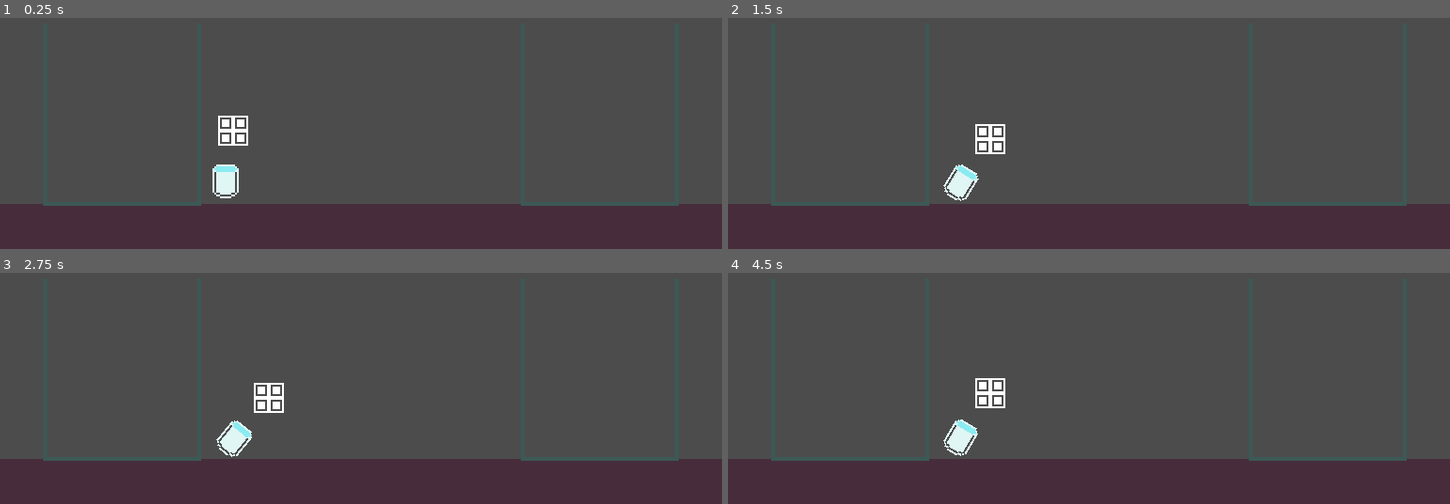
Above: before the commit, frames 1-4 (two rows, left to right).
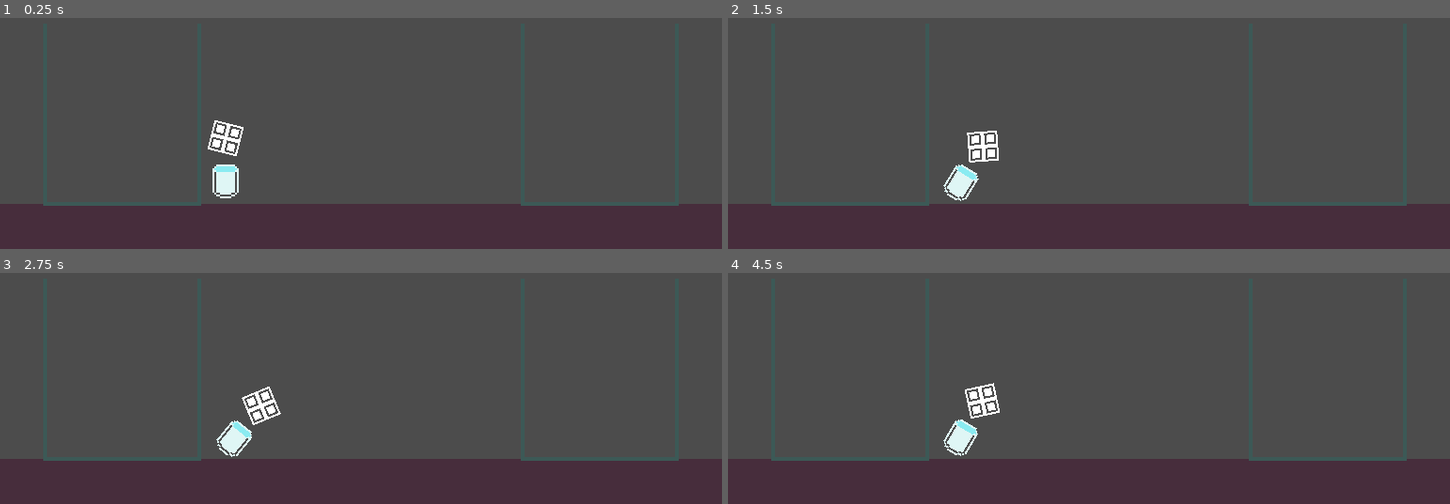
Above: after the commit, the same moments.

Repository: ThiagoDeJesus/Godotris-duel
Game: Godot game, scene res://Levels/TestMap.tscn
The game is run twice, just before and just after one commit, with the same random seed, the same clock (stepped at 60 frames per second) and the same inputs. The project has no main scene, so this scene is started directly.
Inputs:
- Up to frame 1 (0.25 s): no input
- Up to frame 2 (1.5 s): hold D (right1) 0.53-1.28 s; hold A (left1) from 1.28 s (still down)
- Up to frame 3 (2.75 s): release A (left1) at 2.03 s; hold D (right1) from 2.03 s (still down)
- Up to frame 4 (4.5 s): release D (right1) at 3.53 s; hold A (left1) from 3.53 s (still down)

The runs differ from the first frame. In frame 1, 0.4% of the frame differs, in the area x 28-35%, y 42-60%; in frame 2, 0.4%; in frame 3, 0.5%; in frame 4, 0.5%, in the area x 32-39%, y 45-64%.

Commit message:
Adjust rotation center of the pieces

Diff:
--- a/Objects/Cannon.gd
+++ b/Objects/Cannon.gd
@@ -36,13 +36,17 @@
 
 func object_instance() -> void:
 	object_on = true
-	construction = construction_preloads[randi()%5].instance()
+	construction = construction_preloads[randi()%construction_preloads.size()].instance()
 	construction_pos = $SpriteCannon/MuzzleCannon.position
 	construction.position = construction_pos
 	construction.mode = 3
 	nodename = construction.name
 	self.add_child(construction)
 
-func pre_shoot() ->void:
+func pre_shoot() -> void:
 	construction_pos = $SpriteCannon/MuzzleCannon.global_position
 	get_node(nodename).global_position = construction_pos
+	get_node(nodename).rotate(get_physics_process_delta_time() * rot_speed)
+
+func shoot() -> void:
+	pass
--- a/Objects/constructions/PeçaCurva.tscn
+++ b/Objects/constructions/PeçaCurva.tscn
@@ -3,15 +3,15 @@
 [ext_resource path="res://Objects/Quadrado.tscn" type="PackedScene" id=1]
 
 [node name="PeçaCurva" type="RigidBody2D"]
+
+[node name="Quadrado" parent="." instance=ExtResource( 1 )]
+position = Vector2( -4, -8 )
+
+[node name="Quadrado1" parent="." instance=ExtResource( 1 )]
 position = Vector2( -4, 0 )
 
-[node name="Quadrado" parent="." instance=ExtResource( 1 )]
-position = Vector2( 0, -8 )
-
-[node name="Quadrado1" parent="." instance=ExtResource( 1 )]
-
 [node name="Quadrado2" parent="." instance=ExtResource( 1 )]
-position = Vector2( 8, 0 )
+position = Vector2( 4, 0 )
 
 [node name="Quadrado3" parent="." instance=ExtResource( 1 )]
-position = Vector2( 8, 8 )
+position = Vector2( 4, 8 )
--- a/Objects/constructions/PeçaSetas.tscn
+++ b/Objects/constructions/PeçaSetas.tscn
@@ -5,12 +5,13 @@
 [node name="PeçaSetas" type="RigidBody2D"]
 
 [node name="Quadrado" parent="." instance=ExtResource( 1 )]
-position = Vector2( -8, 0 )
+position = Vector2( -8, 4 )
 
 [node name="Quadrado1" parent="." instance=ExtResource( 1 )]
+position = Vector2( 0, 4 )
 
 [node name="Quadrado2" parent="." instance=ExtResource( 1 )]
-position = Vector2( 8, 0 )
+position = Vector2( 8, 4 )
 
 [node name="Quadrado3" parent="." instance=ExtResource( 1 )]
-position = Vector2( 0, -8 )
+position = Vector2( 0, -4 )
--- a/Objects/constructions/Quadradao.tscn
+++ b/Objects/constructions/Quadradao.tscn
@@ -3,15 +3,15 @@
 [ext_resource path="res://Objects/Quadrado.tscn" type="PackedScene" id=1]
 
 [node name="Quadradao" type="RigidBody2D"]
-position = Vector2( -4, 4 )
 
 [node name="Quadrado" parent="." instance=ExtResource( 1 )]
-position = Vector2( 0, -8 )
+position = Vector2( -4, -4 )
 
 [node name="Quadrado1" parent="." instance=ExtResource( 1 )]
+position = Vector2( 4, 4 )
 
 [node name="Quadrado2" parent="." instance=ExtResource( 1 )]
-position = Vector2( 8, -8 )
+position = Vector2( 4, -4 )
 
 [node name="Quadrado3" parent="." instance=ExtResource( 1 )]
-position = Vector2( 8, 0 )
+position = Vector2( -4, 4 )
